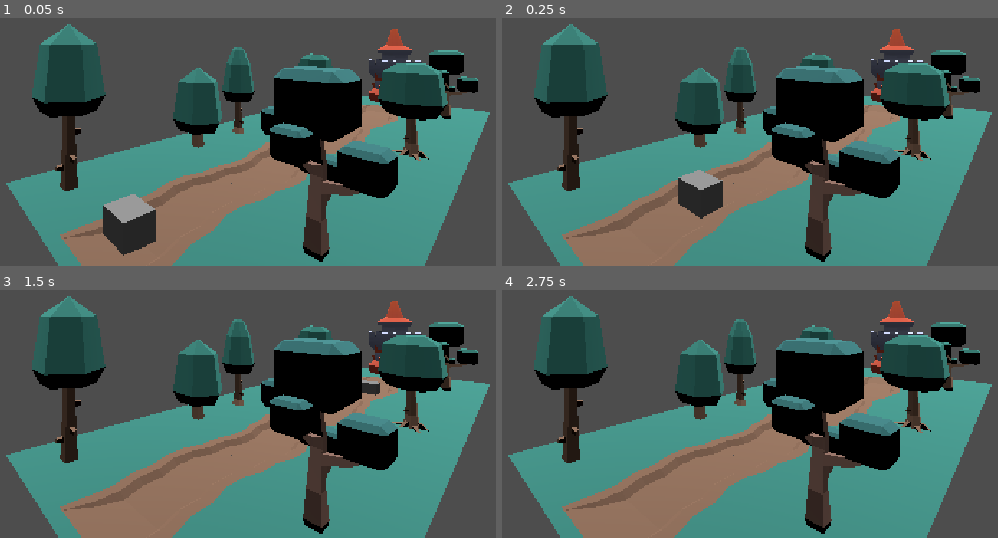
Above: before the commit, frames 1-4 (two rows, left to right).
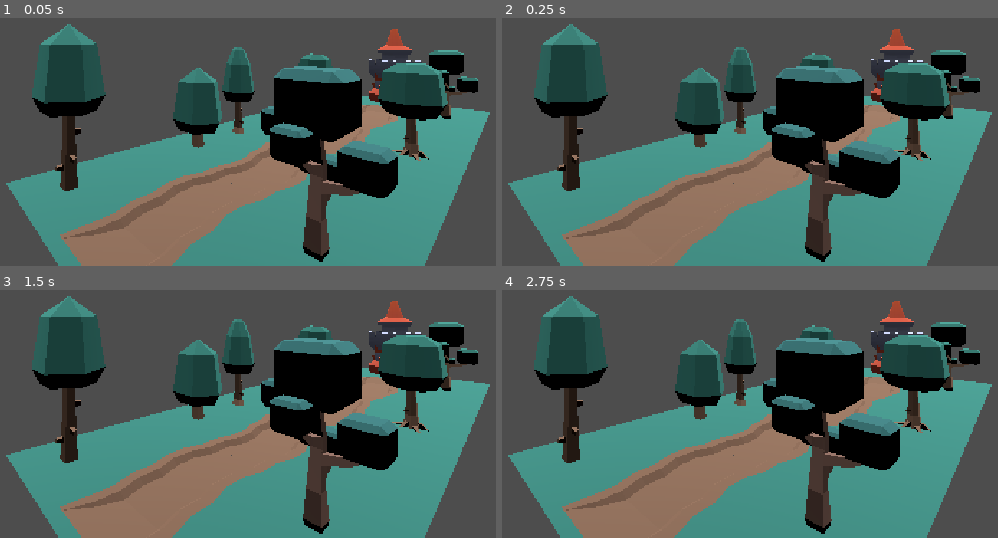
Above: after the commit, the same moments.

Repository: Guilherme-Coto/tower-defense-bci
Game: Godot game, scene res://scenes/cena_1.tscn
The game is run twice, just before and just after one commit, with the same random seed, the same clock (stepped at 60 frames per second) and the same inputs.
Inputs:
- Up to frame 1 (0.05 s): no input
- Up to frame 2 (0.25 s): no input
- Up to frame 3 (1.5 s): no input
- Up to frame 4 (2.75 s): tap Enter at 2 s

The runs differ from the first frame. In frame 1, 2.0% of the frame differs, in the area x 20-32%, y 70-96%; in frame 2, 1.4%; in frame 3, 0.2%; in frame 4, nothing differs.

Commit message:
Weak system e 4 inimigos

Diff:
--- a/scenes/cena_1.tscn
+++ b/scenes/cena_1.tscn
@@ -1,6 +1,7 @@
 [gd_scene format=3 uid="uid://blgra26u6bp4l"]
 
 [ext_resource type="PackedScene" uid="uid://dnj1pkaciiuuj" path="res://assets/models/island/ground/ground_grass.glb" id="1_8p7vy"]
+[ext_resource type="Script" uid="uid://duvtd8asfba6x" path="res://scripts/enemys/spawner.gd" id="1_l256h"]
 [ext_resource type="PackedScene" uid="uid://dyh410ftmt6jx" path="res://assets/models/island/ground/ground_pathEnd.glb" id="2_11fdg"]
 [ext_resource type="PackedScene" uid="uid://c4o8uay4f37xu" path="res://assets/models/island/ground/ground_pathStraight.glb" id="3_7f3w5"]
 [ext_resource type="PackedScene" uid="uid://34wvhs1s8x8b" path="res://assets/models/tower/tower-round-build-f.glb" id="4_c13s3"]
@@ -10,7 +11,6 @@
 [ext_resource type="PackedScene" uid="uid://dp1qe0455xaft" path="res://assets/models/island/trees/tree_oak.glb" id="8_l256h"]
 [ext_resource type="PackedScene" uid="uid://b32s01ofafoq" path="res://assets/models/island/trees/tree_detailed.glb" id="9_hhokd"]
 [ext_resource type="PackedScene" uid="uid://desuofmffs4k" path="res://assets/models/island/trees/tree_cone.glb" id="9_kfyrf"]
-[ext_resource type="Script" uid="uid://hta8te5bhotn" path="res://scripts/enemy.gd" id="11_t2hj8"]
 
 [sub_resource type="ProceduralSkyMaterial" id="ProceduralSkyMaterial_t2hj8"]
 
@@ -29,14 +29,12 @@
 
 [sub_resource type="Compositor" id="Compositor_c13s3"]
 
-[sub_resource type="Curve3D" id="Curve3D_hhokd"]
+[sub_resource type="Curve3D" id="Curve3D_t2hj8"]
 _data = {
-"points": PackedVector3Array(0, 0, 0, 0, 0, 0, -0.06459522, 0.0012915134, 0.111009955, 0, 0, 0, 0, 0, 0, -0.020681024, -0.003921032, -2.2072935, 0, 0, 0, 0, 0, 0, 0.004899502, -0.05857396, -6.7320137),
-"tilts": PackedFloat32Array(0, 0, 0)
+"points": PackedVector3Array(0, 0, 0, 0, 0, 0, -0.006, 0.1, -0.026, 0, 0, 0, 0, 0, 0, -0.006, 0.1, -6.906),
+"tilts": PackedFloat32Array(0, 0)
 }
-point_count = 3
-
-[sub_resource type="BoxMesh" id="BoxMesh_j5k5y"]
+point_count = 2
 
 [node name="Level_1" type="Node3D" unique_id=1881958309]
 
@@ -56,6 +54,10 @@
 
 [node name="Tower" parent="Ilha" unique_id=1170968770 instance=ExtResource("4_c13s3")]
 transform = Transform3D(1, 0, 0, 0, 1, 0, 0, 0, 1, 0.99999994, 0, -9)
+
+[node name="Spawner" type="Node3D" parent="Ilha" unique_id=2094228835]
+transform = Transform3D(1, 0, 0, 0, 1, 0, 0, 0, 1, 1, 0, -1)
+script = ExtResource("1_l256h")
 
 [node name="Path" parent="Ilha" unique_id=950608434 instance=ExtResource("2_11fdg")]
 transform = Transform3D(-1, 0, 8.742278e-08, 0, 1, 0, -8.742278e-08, 0, -1, 1, 0, -1)
@@ -134,41 +136,33 @@
 [node name="tree_detailed2" parent="Ilha/Trees" unique_id=131327728 instance=ExtResource("9_hhokd")]
 transform = Transform3D(1, 0, 0, 0, 1, 0, 0, 0, 1, 2, 0, -8)
 
-[node name="Left Side" parent="Ilha/Trees" unique_id=214513066 instance=ExtResource("1_8p7vy")]
+[node name="Left Side" parent="Ilha" unique_id=214513066 instance=ExtResource("1_8p7vy")]
 transform = Transform3D(1, 0, 0, 0, 1, 0, 0, 0, 1, 0, 0, -1)
 
-[node name="ground_grass2" parent="Ilha/Trees/Left Side" unique_id=1233693754 instance=ExtResource("1_8p7vy")]
+[node name="ground_grass2" parent="Ilha/Left Side" unique_id=1233693754 instance=ExtResource("1_8p7vy")]
 transform = Transform3D(1, 0, 0, 0, 1, 0, 0, 0, 1, 0, 0, -1)
 
-[node name="ground_grass2" parent="Ilha/Trees/Left Side/ground_grass2" unique_id=403623472 instance=ExtResource("1_8p7vy")]
+[node name="ground_grass2" parent="Ilha/Left Side/ground_grass2" unique_id=403623472 instance=ExtResource("1_8p7vy")]
 transform = Transform3D(1, 0, 0, 0, 1, 0, 0, 0, 1, 0, 0, -1)
 
-[node name="ground_grass2" parent="Ilha/Trees/Left Side/ground_grass2/ground_grass2" unique_id=174019798 instance=ExtResource("1_8p7vy")]
+[node name="ground_grass2" parent="Ilha/Left Side/ground_grass2/ground_grass2" unique_id=174019798 instance=ExtResource("1_8p7vy")]
 transform = Transform3D(1, 0, 0, 0, 1, 0, 0, 0, 1, 0, 0, -1)
 
-[node name="ground_grass2" parent="Ilha/Trees/Left Side/ground_grass2/ground_grass2/ground_grass2" unique_id=1373524173 instance=ExtResource("1_8p7vy")]
+[node name="ground_grass2" parent="Ilha/Left Side/ground_grass2/ground_grass2/ground_grass2" unique_id=1373524173 instance=ExtResource("1_8p7vy")]
 transform = Transform3D(1, 0, 0, 0, 1, 0, 0, 0, 1, 0, 0, -1)
 
-[node name="ground_grass2" parent="Ilha/Trees/Left Side/ground_grass2/ground_grass2/ground_grass2/ground_grass2" unique_id=1455424727 instance=ExtResource("1_8p7vy")]
+[node name="ground_grass2" parent="Ilha/Left Side/ground_grass2/ground_grass2/ground_grass2/ground_grass2" unique_id=1455424727 instance=ExtResource("1_8p7vy")]
 transform = Transform3D(1, 0, 0, 0, 1, 0, 0, 0, 1, 0, 0, -1)
 
-[node name="ground_grass2" parent="Ilha/Trees/Left Side/ground_grass2/ground_grass2/ground_grass2/ground_grass2/ground_grass2" unique_id=490109258 instance=ExtResource("1_8p7vy")]
+[node name="ground_grass2" parent="Ilha/Left Side/ground_grass2/ground_grass2/ground_grass2/ground_grass2/ground_grass2" unique_id=490109258 instance=ExtResource("1_8p7vy")]
 transform = Transform3D(1, 0, 0, 0, 1, 0, 0, 0, 1, 0, 0, -1)
 
-[node name="ground_grass2" parent="Ilha/Trees/Left Side/ground_grass2/ground_grass2/ground_grass2/ground_grass2/ground_grass2/ground_grass2" unique_id=428332338 instance=ExtResource("1_8p7vy")]
+[node name="ground_grass2" parent="Ilha/Left Side/ground_grass2/ground_grass2/ground_grass2/ground_grass2/ground_grass2/ground_grass2" unique_id=428332338 instance=ExtResource("1_8p7vy")]
 transform = Transform3D(1, 0, 0, 0, 1, 0, 0, 0, 1, 0, 0, -1)
 
-[node name="ground_grass2" parent="Ilha/Trees/Left Side/ground_grass2/ground_grass2/ground_grass2/ground_grass2/ground_grass2/ground_grass2/ground_grass2" unique_id=1898975401 instance=ExtResource("1_8p7vy")]
+[node name="ground_grass2" parent="Ilha/Left Side/ground_grass2/ground_grass2/ground_grass2/ground_grass2/ground_grass2/ground_grass2/ground_grass2" unique_id=1898975401 instance=ExtResource("1_8p7vy")]
 transform = Transform3D(1, 0, 0, 0, 1, 0, 0, 0, 1, 0, 0, -1)
 
-[node name="Path3D" type="Path3D" parent="Ilha" unique_id=379458647]
-transform = Transform3D(1, 0, 0, 0, 1, 0, 0, 0, 1, 1.0415387, 0, -0.98908865)
-curve = SubResource("Curve3D_hhokd")
-
-[node name="Enemy" type="PathFollow3D" parent="Ilha/Path3D" unique_id=848179479]
-transform = Transform3D(0.29994622, 1.27725825e-05, -0.005681684, 1.0913937e-12, 0.29999927, 0.0006744067, 0.0056816977, -0.0006742857, 0.29994544, -0.06459522, 0.0012915134, 0.111009955)
-loop = false
-script = ExtResource("11_t2hj8")
-
-[node name="MeshInstance3D" type="MeshInstance3D" parent="Ilha/Path3D/Enemy" unique_id=247069231]
-mesh = SubResource("BoxMesh_j5k5y")
+[node name="EnemyPath" type="Path3D" parent="Ilha" unique_id=1560135437]
+transform = Transform3D(1, 0, 0, 0, 1, 0, 0, 0, 1, 1, 0, -1)
+curve = SubResource("Curve3D_t2hj8")
--- /dev/null
+++ b/scenes/enemies/enemy.tscn
@@ -0,0 +1,6 @@
+[gd_scene format=3 uid="uid://c58heabx8df2b"]
+
+[ext_resource type="Script" uid="uid://dmthp6ubfpluw" path="res://scripts/enemys/enemy.gd" id="1_6nto2"]
+
+[node name="Enemy" type="PathFollow3D" unique_id=1689016585]
+script = ExtResource("1_6nto2")
--- /dev/null
+++ b/scenes/enemies/enemy_earth.tscn
@@ -0,0 +1,16 @@
+[gd_scene format=3 uid="uid://0026asuoa1k"]
+
+[ext_resource type="PackedScene" uid="uid://c58heabx8df2b" path="res://scenes/enemies/enemy.tscn" id="1_fbor1"]
+
+[sub_resource type="StandardMaterial3D" id="StandardMaterial3D_gok1s"]
+albedo_color = Color(0.27570772, 0.15888265, 0.016272815, 1)
+
+[sub_resource type="BoxMesh" id="BoxMesh_ui86w"]
+
+[node name="Enemy" unique_id=1689016585 instance=ExtResource("1_fbor1")]
+element = 3
+
+[node name="MeshInstance3D" type="MeshInstance3D" parent="." index="0" unique_id=1059643963]
+transform = Transform3D(0.2, 0, 0, 0, 0.2, 0, 0, 0, 0.2, 0, 0, 0)
+material_override = SubResource("StandardMaterial3D_gok1s")
+mesh = SubResource("BoxMesh_ui86w")
--- /dev/null
+++ b/scenes/enemies/enemy_fire.tscn
@@ -0,0 +1,15 @@
+[gd_scene format=3 uid="uid://ie8wiiocgq5g"]
+
+[ext_resource type="PackedScene" uid="uid://c58heabx8df2b" path="res://scenes/enemies/enemy.tscn" id="1_u20kf"]
+
+[sub_resource type="StandardMaterial3D" id="StandardMaterial3D_gok1s"]
+albedo_color = Color(1, 0, 0, 1)
+
+[sub_resource type="BoxMesh" id="BoxMesh_ui86w"]
+
+[node name="Enemy" unique_id=1689016585 instance=ExtResource("1_u20kf")]
+
+[node name="MeshInstance3D" type="MeshInstance3D" parent="." index="0" unique_id=1209860899]
+transform = Transform3D(0.2, 0, 0, 0, 0.2, 0, 0, 0, 0.2, 0, 0, 0)
+material_override = SubResource("StandardMaterial3D_gok1s")
+mesh = SubResource("BoxMesh_ui86w")
--- /dev/null
+++ b/scenes/enemies/enemy_water.tscn
@@ -0,0 +1,16 @@
+[gd_scene format=3 uid="uid://cwid41nbktupn"]
+
+[ext_resource type="PackedScene" uid="uid://c58heabx8df2b" path="res://scenes/enemies/enemy.tscn" id="1_w70j1"]
+
+[sub_resource type="StandardMaterial3D" id="StandardMaterial3D_gok1s"]
+albedo_color = Color(0, 0.7058824, 1, 1)
+
+[sub_resource type="BoxMesh" id="BoxMesh_ui86w"]
+
+[node name="Enemy" unique_id=1689016585 instance=ExtResource("1_w70j1")]
+element = 1
+
+[node name="MeshInstance3D" type="MeshInstance3D" parent="." index="0" unique_id=589538896]
+transform = Transform3D(0.2, 0, 0, 0, 0.2, 0, 0, 0, 0.2, 0, 0, 0)
+material_override = SubResource("StandardMaterial3D_gok1s")
+mesh = SubResource("BoxMesh_ui86w")
--- /dev/null
+++ b/scenes/enemies/enemy_wind.tscn
@@ -0,0 +1,16 @@
+[gd_scene format=3 uid="uid://b4ohg62v8r8li"]
+
+[ext_resource type="PackedScene" uid="uid://c58heabx8df2b" path="res://scenes/enemies/enemy.tscn" id="1_001ok"]
+
+[sub_resource type="StandardMaterial3D" id="StandardMaterial3D_gok1s"]
+albedo_color = Color(0.32941177, 0.7490196, 0.3137255, 1)
+
+[sub_resource type="BoxMesh" id="BoxMesh_ui86w"]
+
+[node name="Enemy" unique_id=1689016585 instance=ExtResource("1_001ok")]
+element = 2
+
+[node name="MeshInstance3D" type="MeshInstance3D" parent="." index="0" unique_id=1331042573]
+transform = Transform3D(0.2, 0, 0, 0, 0.2, 0, 0, 0, 0.2, 0, 0, 0)
+material_override = SubResource("StandardMaterial3D_gok1s")
+mesh = SubResource("BoxMesh_ui86w")
--- a/scripts/enemy.gd
+++ b/scripts/enemys/enemy.gd
@@ -1,7 +1,7 @@
 extends PathFollow3D
 
 @export var speed = 4.0
-
+@export var element : Weak_System.ELEMENT
 
 # Called when the node enters the scene tree for the first time.
 func _ready() -> void:
--- /dev/null
+++ b/scripts/enemys/spawner.gd
@@ -0,0 +1,25 @@
+extends Node3D
+
+#inimigo para spawnar
+const ENEMY = preload("res://scenes/enemies/enemy.tscn")
+
+@onready var spawner: Path3D = $"../EnemyPath"
+
+@export var time_spawn = 0.0
+
+# Called when the node enters the scene tree for the first time.
+func _ready() -> void:
+	#mensagem só para saber se isto funciona
+	print("Spawner ativo")
+	spawn_enemy()
+
+func _process(delta: float) -> void:
+	time_spawn += delta
+	if time_spawn >= 4:
+		spawn_enemy()
+		time_spawn = 0
+
+
+func spawn_enemy():
+	var new_enemy = ENEMY.instantiate()
+	spawner.add_child(	new_enemy)
--- /dev/null
+++ b/scripts/weak_system.gd
@@ -0,0 +1,51 @@
+extends Resource
+
+#aqui vão estar definidas as fraquezas
+class_name Weak_System
+
+enum ELEMENT { Fire, Water, Wind, Earth}
+
+#lista das fraquezas
+var elements = {
+	ELEMENT.Fire : {
+		ELEMENT.Fire : "null",
+		ELEMENT.Water : "weak",
+		ELEMENT.Wind : "strong",
+		ELEMENT.Earth : "normal"
+	},
+	ELEMENT.Water: {
+		ELEMENT.Fire : "strong",
+		ELEMENT.Water : "null",
+		ELEMENT.Wind : "normal",
+		ELEMENT.Earth  : "weak"
+	},
+	ELEMENT.Wind:{
+		ELEMENT.Fire : "weak",
+		ELEMENT.Water : "normal",
+		ELEMENT.Wind : "null",
+		ELEMENT.Earth : "strong"
+	},
+	ELEMENT.Earth : {
+		ELEMENT.Fire : "normal",
+		ELEMENT.Water : "strong",
+		ELEMENT.Wind : "weak",
+		ELEMENT.Earth : "null"
+	}
+}
+
+#função que retorna o dano a dar por multiplicação
+func get_damage_mult(attack_element, defense_element):
+	#caso o elemento não esteja listado
+	if not elements.has(defense_element):
+		return 1
+
+	var type = elements[defense_element][attack_element]
+
+	if type == "weak":
+		return 2
+	elif type == "strong":
+		return 0.5
+	elif type == "null":
+		return 0
+	else:
+		return 1
